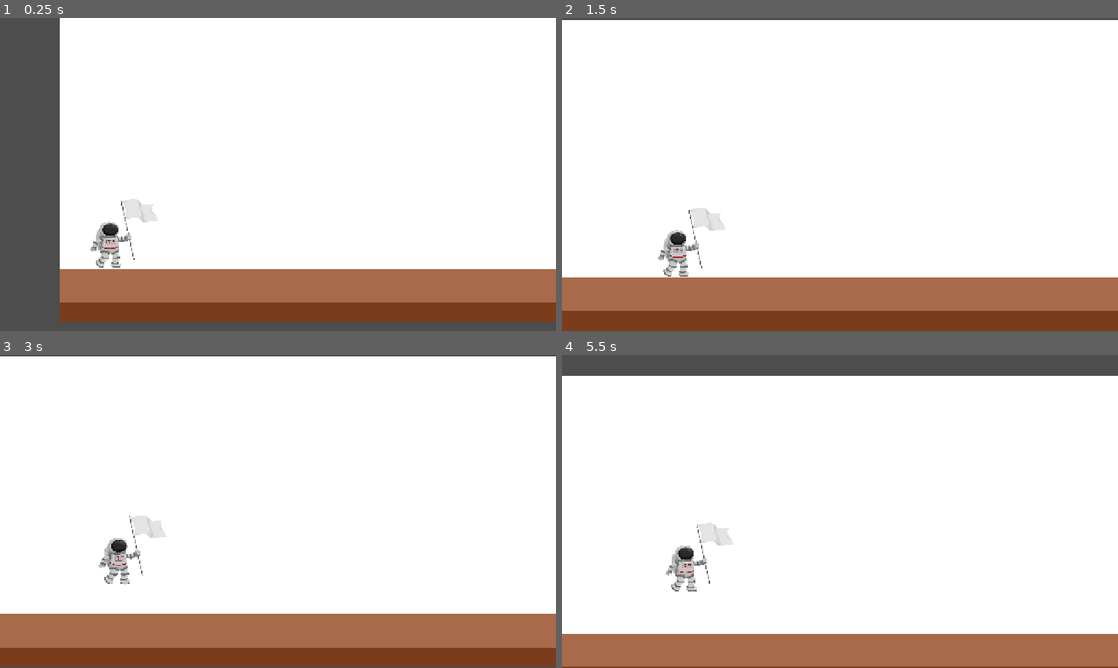
Above: before the commit, frames 1-4 (two rows, left to right).
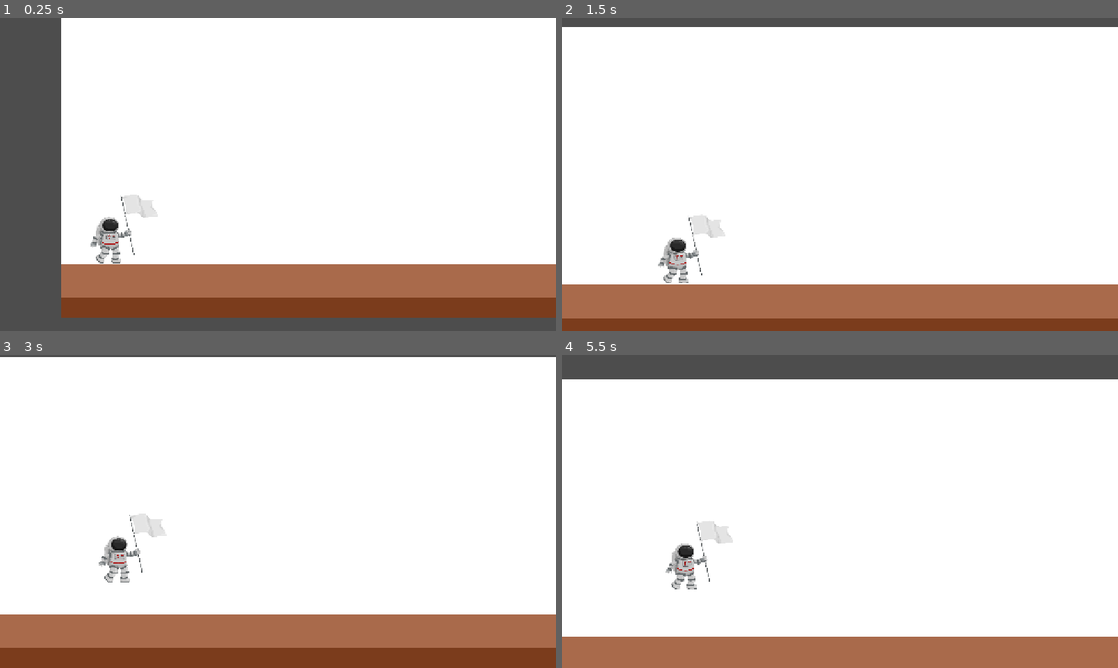
Above: after the commit, the same moments.

Repository: erastogodi/Desenvolvimento-de-Jogos
Game: Godot game, scene res://Scenes/jogo/jogo.tscn
Two runs of this game, one before a commit and one after it. Both use one fixed random seed, a clock stepped at 60 frames per second and the inputs below.
Inputs:
- Up to frame 1 (0.25 s): no input
- Up to frame 2 (1.5 s): hold Up (ui_up) from 0.53 s (still down)
- Up to frame 3 (3 s): release Up (ui_up) at 2.03 s; hold Down (ui_down) 2.03-2.78 s; hold Up (ui_up) from 2.78 s (still down)
- Up to frame 4 (5.5 s): release Up (ui_up) at 4.28 s; hold Down (ui_down) 4.28-5.03 s; tap Up (ui_up) at 4.52 s; hold Up (ui_up) from 5.03 s (still down)

The runs differ from the first frame. In frame 1, 4.9% of the frame differs, in the area x 10-100%, y 0-98%; in frame 2, 7.7%, in the area x 0-100%, y 0-96%; in frame 3, 1.3%; in frame 4, 2.9%.

Commit message:
Semana 2
Nesta semana foi atribuido movimento a nave que oscila de cima para baixo, ela possui exatamente a mesma velocidade do jogador e dispara projéteis nele com base na angulação encontrada no momento.

Diff:
--- /dev/null
+++ b/Missil.gd
@@ -0,0 +1,16 @@
+extends Area2D
+
+@export var velocidade: float = 300       # pixels/segundo
+@export var tempo_para_destruir: float = 3.0 # tempo de vida
+
+@onready var sprite: Sprite2D = $Sprite2D
+
+func _ready():
+	$AutoDestruir.start(tempo_para_destruir)
+
+func _process(delta):
+	# anda sempre na direção da rotação definida pela nave
+	position += Vector2.RIGHT.rotated(rotation) * velocidade * delta
+
+func _on_AutoDestruir_timeout():
+	queue_free()
--- a/Scenes/jogador/fisica.gd
+++ b/Scenes/jogador/fisica.gd
@@ -3,7 +3,7 @@
 @export var base_speed: float = 150.0      # velocidade inicial (x)
 @export var accel_per_sec: float = 25.0    # aceleração por segundo
 @export var max_speed: float = 520.0       # limite da velocidade
-@export var jump_speed: float = -420.0     # pulo (negativo = para cima)
+@export var jump_speed: float = -450.0     # pulo (negativo = para cima)
 @export var fastfall_mult: float = 2.2     # multiplicador de gravidade no ar ao segurar ↓
 
 var gravity: float
--- a/Scenes/jogo/jogo.tscn
+++ b/Scenes/jogo/jogo.tscn
@@ -1,8 +1,9 @@
-[gd_scene load_steps=8 format=3 uid="uid://bwbpgof3lfdvn"]
+[gd_scene load_steps=9 format=3 uid="uid://bwbpgof3lfdvn"]
 
 [ext_resource type="PackedScene" uid="uid://cd2p8gqkldm8n" path="res://Scenes/jogador/jogador.tscn" id="1_7jbif"]
 [ext_resource type="Texture2D" uid="uid://c30v4mfid4p8m" path="res://assets/piso.png" id="2_akodo"]
 [ext_resource type="PackedScene" uid="uid://bxnyt8xp8nker" path="res://Scenes/nave/nave.tscn" id="3_akodo"]
+[ext_resource type="PackedScene" uid="uid://bnnf7vttd84cp" path="res://Scenes/nave/missil.tscn" id="4_h5f1k"]
 
 [sub_resource type="PhysicsMaterial" id="PhysicsMaterial_7jbif"]
 
@@ -24,8 +25,8 @@
 scale = Vector2(16.546093, 0.93055564)
 texture = ExtResource("2_akodo")
 
-[node name="Jogador" parent="." instance=ExtResource("1_7jbif")]
-position = Vector2(70, 516)
+[node name="Jogador" parent="." groups=["jogador"] instance=ExtResource("1_7jbif")]
+position = Vector2(67, 536)
 
 [node name="piso1" type="StaticBody2D" parent="."]
 position = Vector2(961, 447)
@@ -42,14 +43,14 @@
 scale = Vector2(2.1171873, 0.16944443)
 texture = ExtResource("2_akodo")
 
-[node name="piso 2" type="StaticBody2D" parent="."]
+[node name="piso2" type="StaticBody2D" parent="."]
 
-[node name="CollisionShape2D" type="CollisionShape2D" parent="piso 2"]
+[node name="CollisionShape2D" type="CollisionShape2D" parent="piso2"]
 position = Vector2(5894, 652.5)
 scale = Vector2(4.482482, 0.16662036)
 shape = SubResource("RectangleShape2D_h5f1k")
 
-[node name="Piso 2" type="Sprite2D" parent="piso 2"]
+[node name="Piso 2" type="Sprite2D" parent="piso2"]
 modulate = Color(0.59607846, 0.3254902, 0.10980392, 0.7411765)
 position = Vector2(5893, 652)
 scale = Vector2(4.482482, 0.16662036)
@@ -83,5 +84,7 @@
 scale = Vector2(0.008808396, 0.58922744)
 texture = ExtResource("2_akodo")
 
-[node name="Nave" parent="." instance=ExtResource("3_akodo")]
-position = Vector2(3792, 365)
+[node name="Nave" parent="." groups=["jogador"] instance=ExtResource("3_akodo")]
+z_index = 10
+position = Vector2(4096, 424)
+cena_missil = ExtResource("4_h5f1k")
--- /dev/null
+++ b/Scenes/nave/missil.tscn
@@ -0,0 +1,27 @@
+[gd_scene load_steps=4 format=3 uid="uid://bnnf7vttd84cp"]
+
+[ext_resource type="Script" uid="uid://du0x1563xkreu" path="res://Missil.gd" id="1_qkqwi"]
+[ext_resource type="Texture2D" uid="uid://1aop2xenulmf" path="res://assets/projetil.png" id="2_hvvgx"]
+
+[sub_resource type="RectangleShape2D" id="RectangleShape2D_adlo7"]
+size = Vector2(62.625, 26)
+
+[node name="Area2D" type="Area2D"]
+z_index = 15
+position = Vector2(115, 60)
+script = ExtResource("1_qkqwi")
+
+[node name="Sprite2D" type="Sprite2D" parent="."]
+z_index = 15
+position = Vector2(-119.99999, -64)
+scale = Vector2(0.09923077, 0.11230769)
+texture = ExtResource("2_hvvgx")
+
+[node name="CollisionShape2D" type="CollisionShape2D" parent="."]
+position = Vector2(-120.3125, -61)
+shape = SubResource("RectangleShape2D_adlo7")
+
+[node name="AutoDestruir" type="Timer" parent="."]
+wait_time = 3.0
+one_shot = true
+autostart = true
--- /dev/null
+++ b/Scenes/nave/nave.gd
@@ -0,0 +1,71 @@
+extends Node2D
+
+# --- CONFIGURAÇÕES ---
+@export var amplitude_y := 48.0       # altura da oscilação vertical
+@export var freq_y := 0.6             # frequência do sobe/desce
+@export var vel_min := 120.0          # velocidade mínima horizontal
+@export var desloc_y := 80.0          # deslocamento base no eixo Y
+@export var cena_missil: PackedScene  # cena do projétil
+@export var cadencia := 0.35          # intervalo entre dois tiros da mesma rajada
+@export var recarga := 0.9            # pausa curta entre rajadas
+
+# --- NÓS  ---
+@onready var jogador = get_tree().get_first_node_in_group("jogador")
+@onready var ponto: Marker2D = $"Ponto de disparo"
+@onready var cone: Area2D = $"Cone de visão"
+@onready var arvore: AnimationTree = $"Arvore de estados"
+@onready var fsm: AnimationNodeStateMachinePlayback = arvore.get("parameters/playback")
+
+# --- VARIÁVEIS ---
+var ativa := false
+var y_base := 0.0
+var osc := 0.0
+var cone_expandido := false
+
+func _ready():
+	y_base = global_position.y
+	arvore.active = true
+	_ir_para_estado("Inativa")                 # começa desligada
+	cone.body_entered.connect(_ver_jogador)    # ativa ao ver o jogador
+
+func _physics_process(delta): #https://www.youtube.com/watch?v=JTPRT11HiDU
+	if not ativa: return
+	global_position.x += max(vel_min, jogador.velocity.x) * delta
+	osc += delta
+	global_position.y = (y_base + desloc_y) + sin(osc * TAU * freq_y) * amplitude_y
+
+func _ver_jogador(corpo):
+	if corpo != jogador: return
+	if not ativa:
+		ativa = true
+		if not cone_expandido: cone.scale.x *= 2; cone_expandido = true
+		_ir_para_estado("Ataque")
+		_ciclo_tiro()                           # inicia o ciclo (Ataque → Recarga → Ataque...)
+
+# ---------------- CICLO DE TIRO + ESTADOS ----------------
+func _ciclo_tiro(): #https://www.youtube.com/watch?v=YPvPqOqbx-I
+	if not ativa or not cena_missil: return
+
+	# Estado: ATAQUE (dispara o primeiro tiro)
+	_ir_para_estado("Ataque")
+	var m = cena_missil.instantiate()
+	get_tree().current_scene.add_child(m)
+	m.global_position = ponto.global_position
+	m.rotation = (jogador.global_position - m.global_position).angle()
+
+	# Dispara o segundo tiro após 'cadencia'
+	get_tree().create_timer(cadencia).timeout.connect(func ():
+		if not ativa or not cena_missil: return
+		var m2 = cena_missil.instantiate()
+		get_tree().current_scene.add_child(m2)
+		m2.global_position = ponto.global_position
+		m2.rotation = (jogador.global_position - m2.global_position).angle()
+
+		# Estado: RECARGA (pausa), depois volta ao ATAQUE
+		_ir_para_estado("Recarga")
+		get_tree().create_timer(recarga).timeout.connect(_ciclo_tiro)
+	)
+
+# ---------------- HELPER: trocar estado na AnimationTree ----------------
+func _ir_para_estado(nome: String) -> void:
+	if fsm: fsm.travel(nome)
--- a/Scenes/nave/nave.tscn
+++ b/Scenes/nave/nave.tscn
@@ -1,17 +1,99 @@
-[gd_scene load_steps=3 format=3 uid="uid://bxnyt8xp8nker"]
+[gd_scene load_steps=17 format=3 uid="uid://bxnyt8xp8nker"]
 
 [ext_resource type="Texture2D" uid="uid://bav1o5emxlgb8" path="res://assets/nave.png" id="1_butaj"]
+[ext_resource type="Script" uid="uid://bt871s0xuytd2" path="res://Scenes/nave/nave.gd" id="1_lmsc8"]
 
-[sub_resource type="RectangleShape2D" id="RectangleShape2D_butaj"]
-size = Vector2(143, 87)
+[sub_resource type="Animation" id="Animation_qw4hr"]
+resource_name = "Ataque"
 
-[node name="Nave" type="CharacterBody2D"]
+[sub_resource type="Animation" id="Animation_butaj"]
+resource_name = "Inativa"
+
+[sub_resource type="Animation" id="Animation_lmsc8"]
+resource_name = "Patrulha"
+
+[sub_resource type="Animation" id="Animation_edtk6"]
+resource_name = "Recarga"
+
+[sub_resource type="AnimationLibrary" id="AnimationLibrary_a1uq4"]
+_data = {
+&"Ataque": SubResource("Animation_qw4hr"),
+&"Inativa": SubResource("Animation_butaj"),
+&"Patrulha": SubResource("Animation_lmsc8"),
+&"Recarga": SubResource("Animation_edtk6")
+}
+
+[sub_resource type="AnimationNodeAnimation" id="AnimationNodeAnimation_ga8es"]
+animation = &"Ataque"
+
+[sub_resource type="AnimationNodeAnimation" id="AnimationNodeAnimation_mcevi"]
+animation = &"Inativa"
+
+[sub_resource type="AnimationNodeAnimation" id="AnimationNodeAnimation_06vks"]
+animation = &"Recarga"
+
+[sub_resource type="AnimationNodeStateMachineTransition" id="AnimationNodeStateMachineTransition_uavow"]
+advance_mode = 2
+
+[sub_resource type="AnimationNodeStateMachineTransition" id="AnimationNodeStateMachineTransition_1qnwi"]
+advance_mode = 2
+
+[sub_resource type="AnimationNodeStateMachineTransition" id="AnimationNodeStateMachineTransition_lmsc8"]
+advance_mode = 2
+
+[sub_resource type="AnimationNodeStateMachineTransition" id="AnimationNodeStateMachineTransition_qw4hr"]
+advance_mode = 2
+
+[sub_resource type="AnimationNodeStateMachineTransition" id="AnimationNodeStateMachineTransition_edtk6"]
+advance_mode = 2
+
+[sub_resource type="AnimationNodeStateMachine" id="AnimationNodeStateMachine_gjvmn"]
+states/Ataque/node = SubResource("AnimationNodeAnimation_ga8es")
+states/Ataque/position = Vector2(522, 80)
+states/End/position = Vector2(812, 86)
+states/Inativa/node = SubResource("AnimationNodeAnimation_mcevi")
+states/Inativa/position = Vector2(339, 188)
+states/Recarga/node = SubResource("AnimationNodeAnimation_06vks")
+states/Recarga/position = Vector2(669, 197)
+states/Start/position = Vector2(87, 188)
+transitions = ["Ataque", "Recarga", SubResource("AnimationNodeStateMachineTransition_uavow"), "Start", "Inativa", SubResource("AnimationNodeStateMachineTransition_1qnwi"), "Inativa", "Ataque", SubResource("AnimationNodeStateMachineTransition_lmsc8"), "Recarga", "Ataque", SubResource("AnimationNodeStateMachineTransition_qw4hr"), "Ataque", "End", SubResource("AnimationNodeStateMachineTransition_edtk6")]
+
+[node name="nave" type="Node2D"]
+z_index = 1
+position = Vector2(5, 15)
+script = ExtResource("1_lmsc8")
 
 [node name="Sprite2D" type="Sprite2D" parent="."]
-position = Vector2(9.999996, -35)
-scale = Vector2(0.21870652, 0.17592588)
+position = Vector2(-2.000001, -2)
+scale = Vector2(0.36600313, 0.19004631)
 texture = ExtResource("1_butaj")
 
-[node name="CollisionShape2D" type="CollisionShape2D" parent="."]
-position = Vector2(13.5, -35.5)
-shape = SubResource("RectangleShape2D_butaj")
+[node name="Cone de visão" type="Area2D" parent="."]
+position = Vector2(-407, -62)
+
+[node name="CollisionPolygon2D" type="CollisionPolygon2D" parent="Cone de visão"]
+z_index = 1
+position = Vector2(-1505.9999, -243)
+scale = Vector2(-0.0016727463, 5.142097)
+polygon = PackedVector2Array(-1068303.1, 121.545746, -1072487.9, -17.502586, -835153.56, -16.141273, -835153.56, 120.18443)
+
+[node name="Temporizador de disparo" type="Timer" parent="."]
+wait_time = 0.3
+one_shot = true
+
+[node name="Temporizador de recarga" type="Timer" parent="."]
+wait_time = 1.2
+one_shot = true
+
+[node name="Ponto de disparo" type="Marker2D" parent="."]
+position = Vector2(-136, 4)
+
+[node name="AnimationPlayer" type="AnimationPlayer" parent="."]
+libraries = {
+&"": SubResource("AnimationLibrary_a1uq4")
+}
+speed_scale = 0.1
+
+[node name="Arvore de estados" type="AnimationTree" parent="."]
+tree_root = SubResource("AnimationNodeStateMachine_gjvmn")
+anim_player = NodePath("../AnimationPlayer")
--- a/node_2d.tscn
+++ /dev/null
@@ -1,14 +0,0 @@
-[gd_scene load_steps=3 format=3 uid="uid://dsnvfb5wnr860"]
-
-[ext_resource type="Texture2D" uid="uid://bl2ss4te0yvr1" path="res://assets/mago.png" id="1_wtcfe"]
-
-[sub_resource type="CircleShape2D" id="CircleShape2D_wtcfe"]
-radius = 91.0
-
-[node name="Jogador" type="CharacterBody2D"]
-
-[node name="Sprite2D" type="Sprite2D" parent="."]
-texture = ExtResource("1_wtcfe")
-
-[node name="CollisionShape2D" type="CollisionShape2D" parent="."]
-shape = SubResource("CircleShape2D_wtcfe")
Not shown, added: Missil.gd.uid
Not shown, added: Scenes/nave/nave.gd.uid
Binary file added: assets/projetil.png
Not shown, added: assets/projetil.png.import
